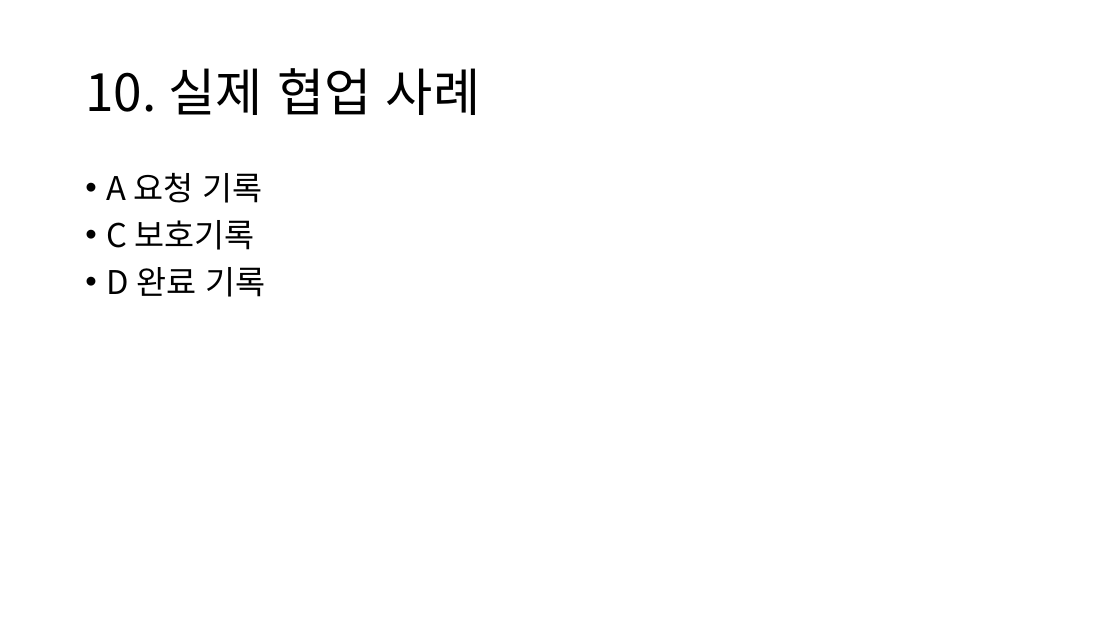
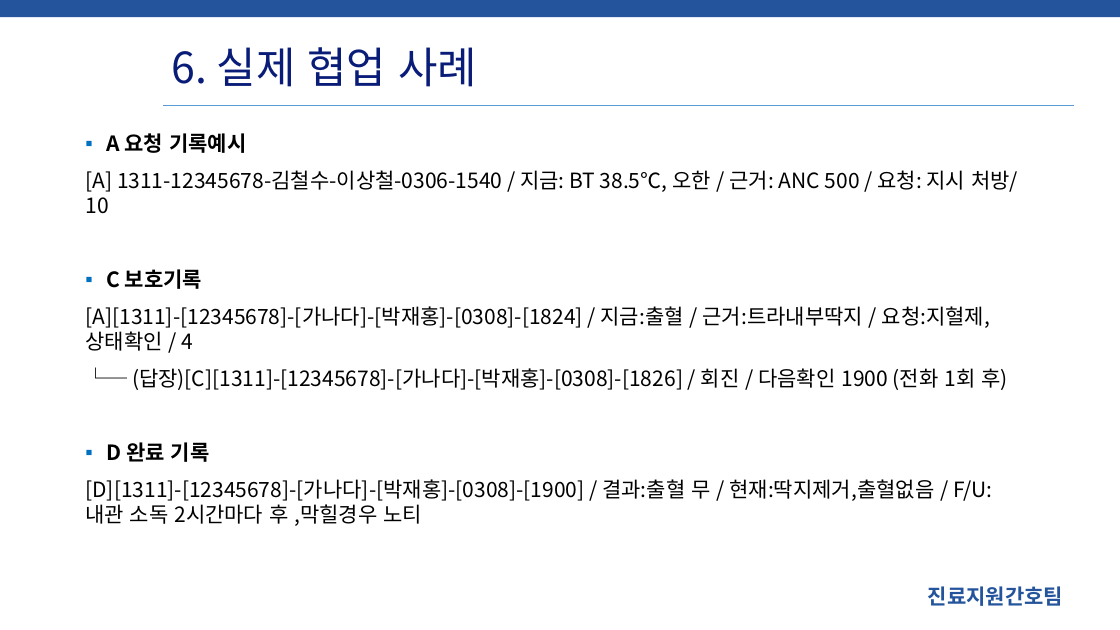
Before and after one commit to SCHCAQI/2026-QI, a slide deck: slide 18 of documents/3.7 병동 간담회 진료지원간호팀 2026 QI.pptx (slide 12 before the commit). Drawn at 1120x630 pixels with LibreOffice and Linux fonts; fonts in the diff are those of the drawing; background and template pictures are left out. Boxes give left, top, right and bottom in pixels: in the first picture for what was removed or moved away, otherwise in the second. Text is boxed around its words. In the diff, an @@ line names an element or a change of style, - is before the commit and + after.

```diff
--- a/documents/3.7 병동 간담회 진료지원간호팀 2026 QI.pptx
+++ b/documents/3.7 병동 간담회 진료지원간호팀 2026 QI.pptx
@@ rectangle added at (x1=0, y1=0, x2=1120, y2=17), fill #24549C @@
@@ title at (x1=172, y1=47, x2=477, y2=87): text changed; size 44 to 36.7 pt; text colour #000000 to #091C78 @@
-10. 실제 협업 사례
+6. 실제 협업 사례
@@ line added from (163, 105) to (1075, 105), #5B9BD5 0.5 pt @@
@@ text "A 요청 기록예시" moved from (x1=106, y1=173, x2=265, y2=297) to (x1=85, y1=133, x2=1018, y2=526) @@
@@ text at (x1=85, y1=133, x2=1018, y2=214): text changed; size 28 to 18 pt @@
-• A 요청 기록
+▪ A 요청 기록예시
+[A] 1311-12345678-김철수-이상철-0306-1540 / 지금: BT 38.5℃, 오한 / 근거: ANC 500 / 요청: 지시 처방/ 10
@@ text at (x1=106, y1=269, x2=210, y2=462): size 28 to 18 pt, bold on in "C 보호기록", "D 완료 기록"; bullet • to ▪; line spacing 0.9 to 1 @@
@@ text at (x1=85, y1=306, x2=1007, y2=390): paragraphs added @@
+[A][1311]-[12345678]-[가나다]-[박재홍]-[0308]-[1824] / 지금:출혈 / 근거:트라내부딱지 / 요청:지혈제,상태확인 / 4
+└─ (답장)[C][1311]-[12345678]-[가나다]-[박재홍]-[0308]-[1826] / 회진 / 다음확인 1900 (전화 1회 후)
@@ text at (x1=85, y1=479, x2=992, y2=526): paragraph added @@
+[D][1311]-[12345678]-[가나다]-[박재홍]-[0308]-[1900] / 결과:출혈 무 / 현재:딱지제거,출혈없음 / F/U:내관 소독 2시간마다 후 ,막힐경우 노티
@@ text added at (x1=928, y1=586, x2=1063, y2=606), 18 pt, text #24549C, bold @@
+진료지원간호팀
```
Also in this commit, not shown: 2 other slides changed, 19 slides added, 14 slides removed, 10 other files.
